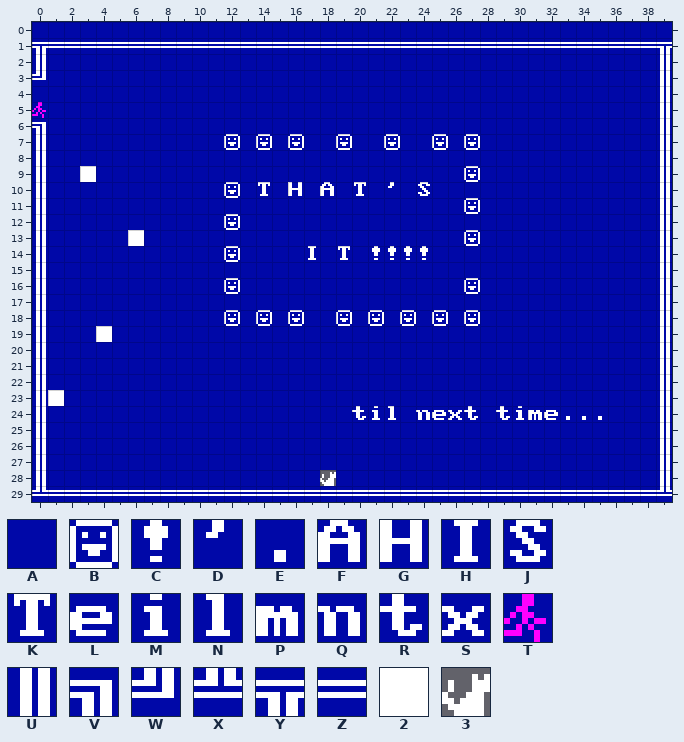
Tiled map (JSON), stored at assets/map/kvn-long-map/room-end.tmj. Above, as it was before the edit.
Cells are 8x8 px. Shown: x 0..39, y 0..29.
Key: from "bg": A 0, B 1, C 33, D 39, E 46, F 65, G 72, H 73, J 83, K 84, L 101, M 105, N 108, P 109, Q 110, R 116, S 120, T 130, U 186, V 187, W 188, X 202, Y 203, Z 205, 2 219, 3 257.
_ is an empty cell.
Layer "Tile Layer 1" before, first column x 0:
 0 AAAAAAAAAAAAAAAAAAAAAAAAAAAAAAAAAAAAAAAA
 1 YZZZZZZZZZZZZZZZZZZZZZZZZZZZZZZZZZZZZZZY
 2 UAAAAAAAAAAAAAAAAAAAAAAAAAAAAAAAAAAAAAAU
 3 WAAAAAAAAAAAAAAAAAAAAAAAAAAAAAAAAAAAAAAU
 4 AAAAAAAAAAAAAAAAAAAAAAAAAAAAAAAAAAAAAAAU
 5 TAAAAAAAAAAAAAAAAAAAAAAAAAAAAAAAAAAAAAAU
 6 VAAAAAAAAAAAAAAAAAAAAAAAAAAAAAAAAAAAAAAU
 7 UAAAAAAAAAAABABABAABAABAABABAAAAAAAAAAAU
 8 UAAAAAAAAAAAAAAAAAAAAAAAAAAAAAAAAAAAAAAU
 9 UAA2AAAAAAAAAAAAAAAAAAAAAAABAAAAAAAAAAAU
10 UAAAAAAAAAAABAKAGAFAKADAJAAAAAAAAAAAAAAU
11 UAAAAAAAAAAAAAAAAAAAAAAAAAABAAAAAAAAAAAU
12 UAAAAAAAAAAABAAAAAAAAAAAAAAAAAAAAAAAAAAU
13 UAAAAA2AAAAAAAAAAAAAAAAAAAABAAAAAAAAAAAU
14 UAAAAAAAAAAABAAAAHAKACCCCAAAAAAAAAAAAAAU
15 UAAAAAAAAAAAAAAAAAAAAAAAAAAAAAAAAAAAAAAU
16 UAAAAAAAAAAABAAAAAAAAAAAAAABAAAAAAAAAAAU
17 UAAAAAAAAAAAAAAAAAAAAAAAAAAAAAAAAAAAAAAU
18 UAAAAAAAAAAABABABAABABABABABAAAAAAAAAAAU
19 UAAA2AAAAAAAAAAAAAAAAAAAAAAAAAAAAAAAAAAU
20 UAAAAAAAAAAAAAAAAAAAAAAAAAAAAAAAAAAAAAAU
21 UAAAAAAAAAAAAAAAAAAAAAAAAAAAAAAAAAAAAAAU
22 UAAAAAAAAAAAAAAAAAAAAAAAAAAAAAAAAAAAAAAU
23 U2AAAAAAAAAAAAAAAAAAAAAAAAAAAAAAAAAAAAAU
24 UAAAAAAAAAAAAAAAAAAARMNAQLSRARMPLEEEAAAU
25 UAAAAAAAAAAAAAAAAAAAAAAAAAAAAAAAAAAAAAAU
26 UAAAAAAAAAAAAAAAAAAAAAAAAAAAAAAAAAAAAAAU
27 UAAAAAAAAAAAAAAAAAAAAAAAAAAAAAAAAAAAAAAU
28 UAAAAAAAAAAAAAAAAA3AAAAAAAAAAAAAAAAAAAAU
29 XZZZZZZZZZZZZZZZZZZZZZZZZZZZZZZZZZZZZZZX
The result:
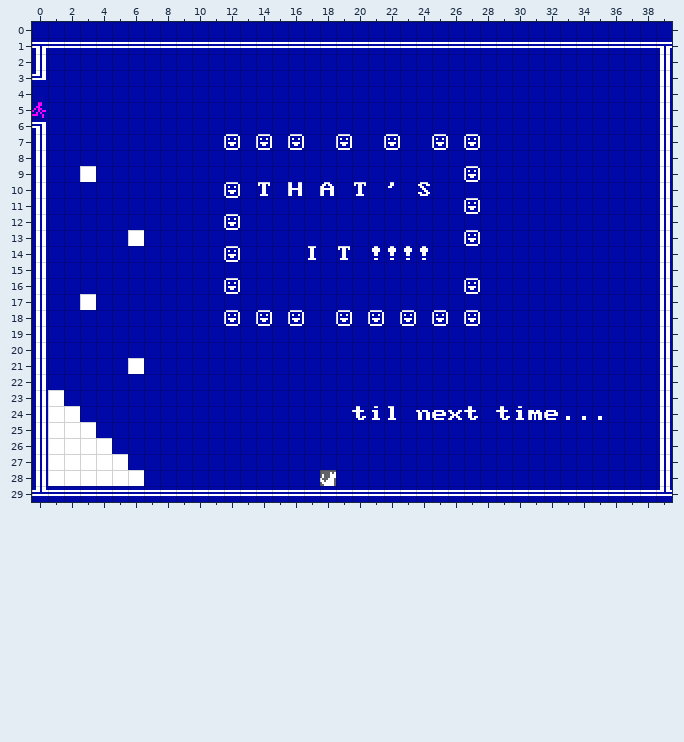
Change:
Changed rows in their new state; . is an unchanged cell.
Layer "Tile Layer 1":
first column x 1:
17 ..2...
19 ...A..
21 .....2
24 22....
25 222...
26 2222..
27 22222.
28 222222
Changed places in both pictures, as pixel boxes (x1, y1, x2, y2):
changed: (80, 294, 96, 310)
changed: (96, 326, 112, 342)
changed: (128, 358, 144, 374)
changed: (48, 406, 144, 486)
